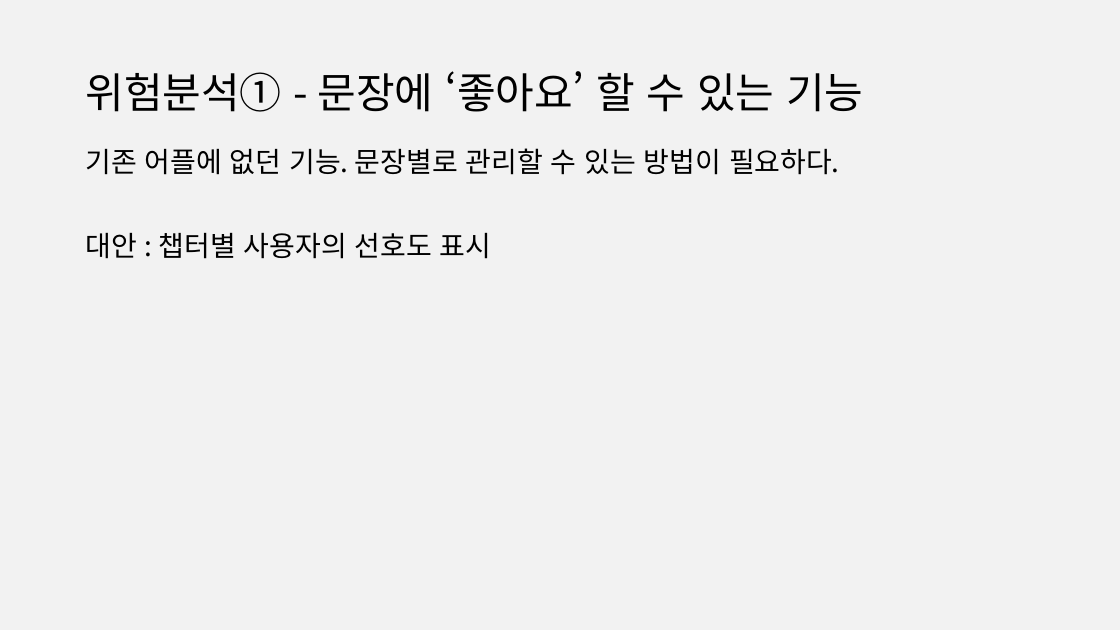
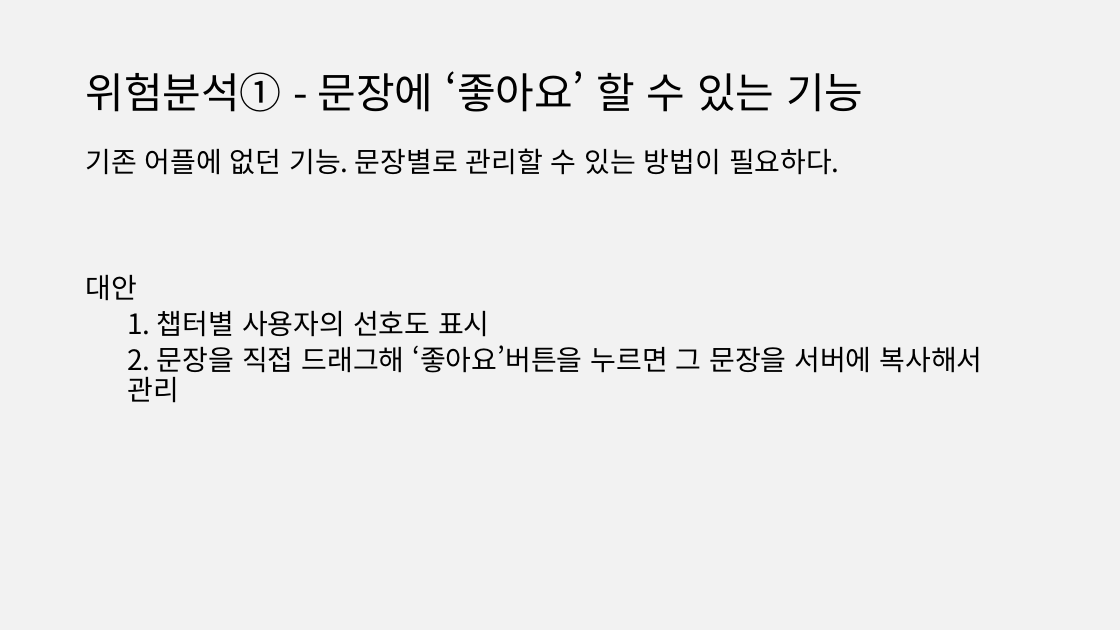
Before and after one commit to 888pocket/social-readbook-app, a slide deck: slide 19 of 보고서/사용자인터페이스(나) 제안발표ppt_3code.pptx (slide 17 before the commit). Drawn at 1120x630 pixels with LibreOffice and Linux fonts; fonts in the diff are those of the drawing. Boxes give left, top, right and bottom in pixels: in the first picture for what was removed or moved away, otherwise in the second. Text is boxed around its words. In the diff, an @@ line names an element or a change of style, - is before the commit and + after.

```diff
--- a/보고서/사용자인터페이스(나) 제안발표ppt_3code.pptx
+++ b/보고서/사용자인터페이스(나) 제안발표ppt_3code.pptx
@@ text at [85, 274, 983, 403]: text changed @@
-대안 : 챕터별 사용자의 선호도 표시
+대안
+  1. 챕터별 사용자의 선호도 표시
+  2. 문장을 직접 드래그해 ‘좋아요’버튼을 누르면 그 문장을 서버에 복사해서 관리
```
Also in this commit, not shown: 8 other slides changed, 1 slide added.
